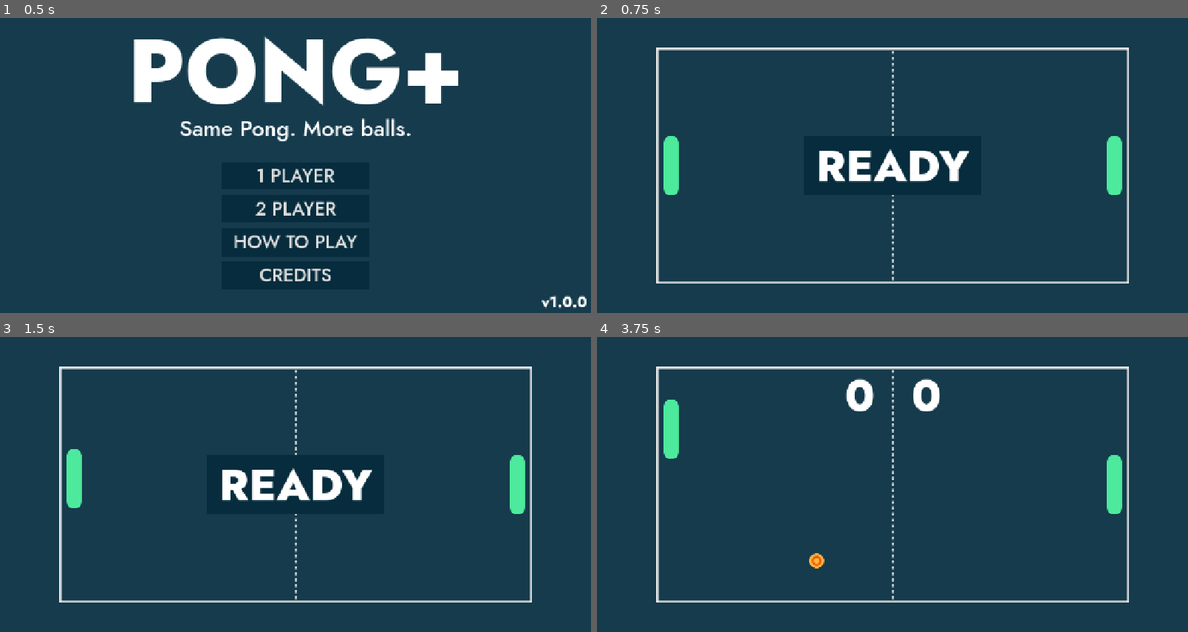
Above: before the commit, frames 1-4 (two rows, left to right).
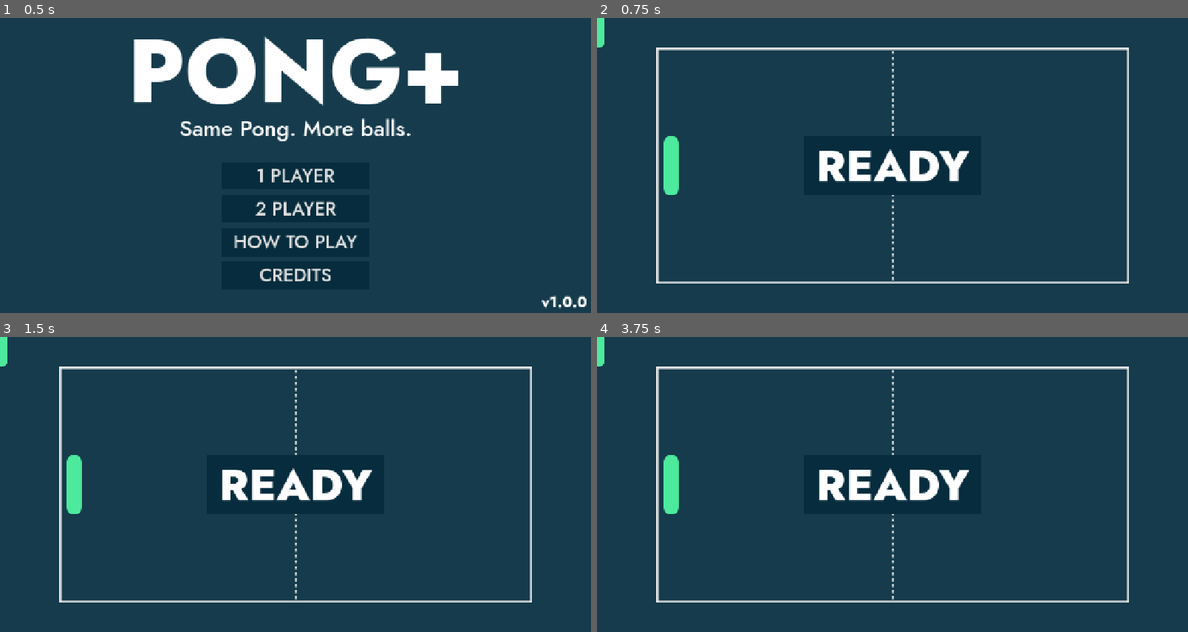
Above: after the commit, the same moments.

Repository: cf-Le3/pong-plus
Game: Godot game, scene res://general/main/main.tscn
Two runs of this game, one before a commit and one after it. Both use one fixed random seed, a clock stepped at 60 frames per second and the inputs below.
Inputs:
- Up to frame 1 (0.5 s): no input
- Up to frame 2 (0.75 s): click "1 PLAYER" at 0.5 s
- Up to frame 3 (1.5 s): tap Enter at 1.25 s; hold W (up_player1) from 1.28 s (still down); hold Down (down_player2) from 1.28 s (still down)
- Up to frame 4 (3.75 s): release W (up_player1) at 2.03 s; release Down (down_player2) at 2.03 s; hold S (down_player1) 2.03-2.78 s; tap Up (up_player2) at 2.1, 3.6 s; hold Down (down_player2) 2.78-3.53 s; hold W (up_player1) from 2.78 s (still down)

Frame 1 is identical in both runs. In frame 2, 0.6% of the frame differs, in the area x 0-89%, y 0-60%; in frame 3, 0.8%; in frame 4, 4.1%, in the area x 0-89%, y 0-79%.
Error after the commit: Parse Error: Identifier "ACCELERATION" not declared in the current scope. (res://gameplay/paddle/paddle.gd:59)

Commit message:
Update more variable and function names
Private variables and methods only accessed within their defined class have been prefixed with an underscore.

Diff:
--- a/Pong Plus/gameplay/ball/ball.gd
+++ b/Pong Plus/gameplay/ball/ball.gd
@@ -10,12 +10,12 @@
 var init_dir: float
 var texture: Texture
 var can_collide_with_paddle := true
-const INIT_SPEED := 200.0
-const ACCELERATION := Vector2(10.0, 10.0)
+const _INIT_SPEED := 200.0
+const _ACCELERATION := Vector2(10.0, 10.0)
 
 func _ready() -> void:
 	global_position = init_pos
-	velocity = Vector2(INIT_SPEED, 0).rotated(init_dir)
+	velocity = Vector2(_INIT_SPEED, 0).rotated(init_dir)
 	$Sprite2D.texture = texture
 
 func _physics_process(delta: float) -> void:
@@ -41,11 +41,11 @@
 
 				# Align acceleration vector with ball's velocity before adding to ball's velocity.
 				# Randomly rotate new velocity by -5 to 5 degrees.
-				velocity = (velocity + ACCELERATION.rotated(velocity.angle())).rotated(randi_range(-5, 5)*PI/180)
-				disable_paddle_collision()
+				velocity = (velocity + _ACCELERATION.rotated(velocity.angle())).rotated(randi_range(-5, 5)*PI/180)
+				_disable_paddle_collision()
 				$PaddleHit.play()
 
-func disable_paddle_collision():
+func _disable_paddle_collision():
 	can_collide_with_paddle = false
 	$HitTimer.start()
 
--- a/Pong Plus/gameplay/game/game.gd
+++ b/Pong Plus/gameplay/game/game.gd
@@ -12,27 +12,27 @@
 
 # Session-specific
 var _ball_spawner: BallSpawner
-var score_player_1 := 0
-var score_player_2 := 0
-var close_game_enabled := false
+var _score_player_1 := 0
+var _score_player_2 := 0
+var _close_game_enabled := false
 
 # Arena dimensions
-const ARENA_W := 1024
-const ARENA_H := 512
+const _ARENA_W := 1024
+const _ARENA_H := 512
 
 func _ready() -> void:
 	var viewport_w := get_viewport_rect().size.x
 	var viewport_h := get_viewport_rect().size.y
 
-	$WallBounceHigh.global_position = Vector2(viewport_w/2, (viewport_h-ARENA_H)/2)
-	$WallBounceLow.global_position = Vector2(viewport_w/2, viewport_h-(viewport_h-ARENA_H)/2)
-	$WallGoalLeft.global_position = Vector2((viewport_w-ARENA_W)/2, viewport_h/2)
-	$WallGoalRight.global_position = Vector2(viewport_w-(viewport_w-ARENA_W)/2, viewport_h/2)
+	$WallBounceHigh.global_position = Vector2(viewport_w/2, (viewport_h-_ARENA_H)/2)
+	$WallBounceLow.global_position = Vector2(viewport_w/2, viewport_h-(viewport_h-_ARENA_H)/2)
+	$WallGoalLeft.global_position = Vector2((viewport_w-_ARENA_W)/2, viewport_h/2)
+	$WallGoalRight.global_position = Vector2(viewport_w-(viewport_w-_ARENA_W)/2, viewport_h/2)
 	$Sprite2D.global_position = Vector2(viewport_w/2, viewport_h/2)
 
-	$Paddle1.global_position = Vector2((viewport_w-ARENA_W)/2+32, viewport_h/2)
+	$Paddle1.global_position = Vector2((viewport_w-_ARENA_W)/2+32, viewport_h/2)
 	$Paddle1.init_x = $Paddle1.global_position.x
-	$Paddle2.global_position = Vector2(viewport_w-(viewport_w-ARENA_W)/2-32, viewport_h/2)
+	$Paddle2.global_position = Vector2(viewport_w-(viewport_w-_ARENA_W)/2-32, viewport_h/2)
 	$Paddle2.init_x = $Paddle2.global_position.x
 	if not config_is_multiplayer:
 		$Paddle2.is_player_controlled = false
@@ -60,18 +60,18 @@
 
 func _on_wall_goal_right_ball_escaped(can_score: bool) -> void:
 	if can_score:
-		score_player_1 += 1
-		$HUD.update_score(score_player_1, true)
+		_score_player_1 += 1
+		$HUD.update_score(_score_player_1, true)
 	do_stuff_after_scoring()
 
 func _on_wall_goal_left_ball_escaped(can_score: bool) -> void:
 	if can_score:
-		score_player_2 += 1
-		$HUD.update_score(score_player_2, false)
+		_score_player_2 += 1
+		$HUD.update_score(_score_player_2, false)
 	do_stuff_after_scoring()
 
 func do_stuff_after_scoring() -> void:
-	if score_player_1 >= config_score_max || score_player_2 >= config_score_max:
+	if _score_player_1 >= config_score_max || _score_player_2 >= config_score_max:
 		game_over()
 	elif get_tree().get_nodes_in_group("balls").size() <= 1:
 		_ball_spawner.spawn_ball()
@@ -80,14 +80,14 @@
 	$BallSpawnTimer.stop()
 	get_tree().call_group("paddles", "queue_free")
 	get_tree().call_group("balls", "queue_free")
-	$HUD.show_game_over(score_player_1, score_player_2)
+	$HUD.show_game_over(_score_player_1, _score_player_2)
 	$CloseGameTimer.start()
 	$GameOverSound.play()
 
 func _on_close_game_timer_timeout() -> void:
 	$HUD.show_end_game()
-	close_game_enabled = true
+	_close_game_enabled = true
 
 func _input(event) -> void:
-	if event is InputEventKey && close_game_enabled:
+	if event is InputEventKey && _close_game_enabled:
 		close_game.emit()
--- a/Pong Plus/gameplay/paddle/paddle.gd
+++ b/Pong Plus/gameplay/paddle/paddle.gd
@@ -2,8 +2,8 @@
 @export var is_player_1: bool
 var is_player_controlled := true
 var init_x: float
-const SPEED_MAX := 300.0
-const ACCELERATION := 10.0
+var _terminal_speed := 300.0
+const _ACCELERATION := 10.0
 
 func _physics_process(delta: float) -> void:
 	if is_player_controlled:
--- a/Pong Plus/gameplay/wall_goal/wall_goal.gd
+++ b/Pong Plus/gameplay/wall_goal/wall_goal.gd
@@ -1,18 +1,18 @@
 extends Area2D
 signal ball_escaped(can_score: bool)
-var is_invincible := false
+var _is_invincible := false
 
 func _on_body_exited(body: Node2D) -> void:
 	if body.is_in_group("balls"):
 		body.queue_free()
-	ball_escaped.emit(not is_invincible)
-	if not is_invincible:
+	ball_escaped.emit(not _is_invincible)
+	if not _is_invincible:
 		enable_invincibility()
 		$GoalSound.play()
 
 func enable_invincibility() -> void:
-	is_invincible = true
+	_is_invincible = true
 	$InvincibilityTimer.start()
 
 func _on_invincibility_timer_timeout() -> void:
-	is_invincible = false
+	_is_invincible = false
